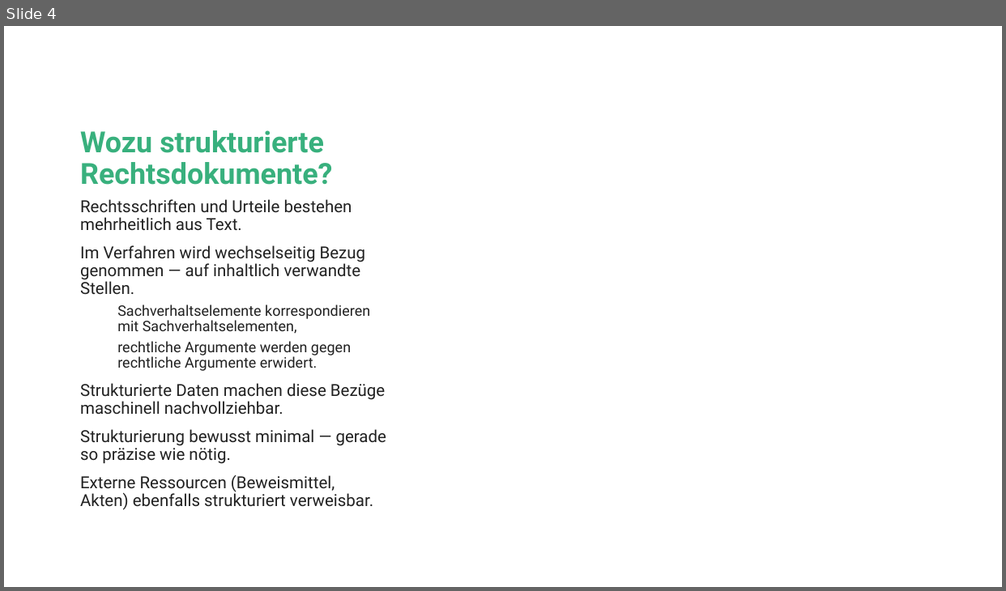
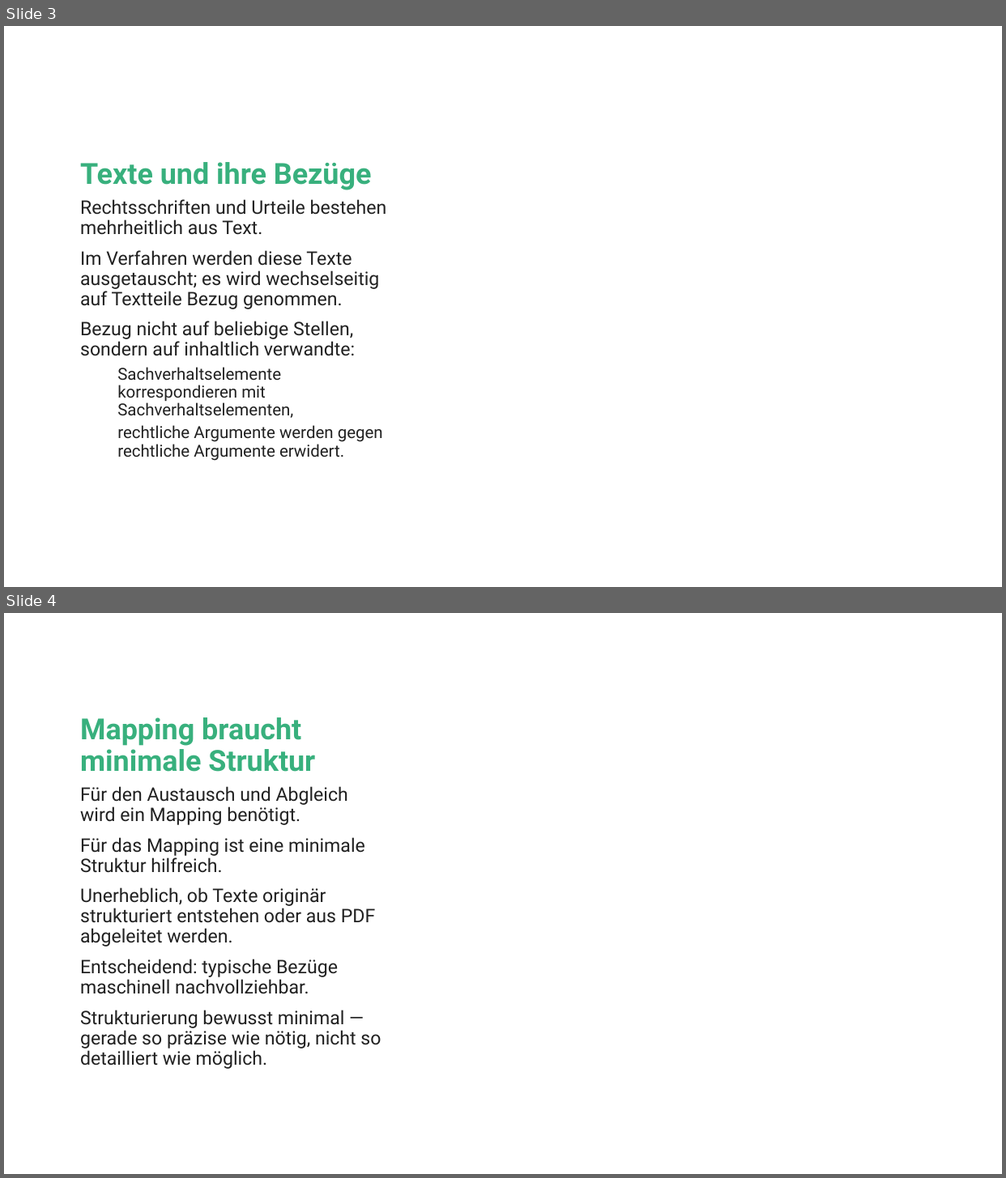
Before and after one commit to jan-nicklaus/LegalXML, a slide deck: Beispiele/sebastian/xml-vorteile.pptx. Shown one above the other, each under a label of ours: slide 4 before the commit, slides 3 and 4 after it. The pictures are 1006x591 and 1006x1178 pixels, drawn with LibreOffice and Linux fonts; fonts in the diff are those of the drawing; background and template pictures are left out. Boxes give left, top, right and bottom in pixels: in the first picture for what was removed or moved away, otherwise in the second. Text is boxed around its words. In the diff, an @@ line names an element or a change of style, - is before the commit and + after.

```diff
--- a/Beispiele/sebastian/xml-vorteile.pptx
+++ b/Beispiele/sebastian/xml-vorteile.pptx
@@ slide 4 added at (x1=4, y1=613, x2=1002, y2=1174), background #FFFFFF @@
@@ title added at (x1=80, y1=717, x2=315, y2=772), 28 pt, text #38B07D, bold @@
+Mapping braucht minimale Struktur
@@ text added at (x1=80, y1=786, x2=381, y2=1069), 18 pt, text #212121 @@
+Für den Austausch und Abgleich wird ein Mapping benötigt.
+Für das Mapping ist eine minimale Struktur hilfreich.
+Unerheblich, ob Texte originär strukturiert entstehen oder aus PDF abgeleitet werden.
+Entscheidend: typische Bezüge maschinell nachvollziehbar.
+Strukturierung bewusst minimal — gerade so präzise wie nötig, nicht so detailliert wie möglich.
@@ what was slide 4 is now slide 3 @@
@@ slide 3 changed as well @@
@@ title at (x1=80, y1=162, x2=372, y2=190): text changed @@
-Wozu strukturierte Rechtsdokumente?
+Texte und ihre Bezüge
@@ text at (x1=80, y1=199, x2=387, y2=461): size 16 to 18 pt in "Rechtsschriften und Urteile bestehen mehrheitlich aus Text."; size 14 to 16 pt in "Sachverhaltselemente korrespondieren mit Sachverhaltselement ...", "rechtliche Argumente werden gegen rechtliche Argumente erwid ..." @@
@@ text at (x1=80, y1=250, x2=379, y2=356): text changed; size 16 to 18 pt @@
-Im Verfahren wird wechselseitig Bezug genommen — auf inhaltlich verwandte Stellen.
+Im Verfahren werden diese Texte ausgetauscht; es wird wechselseitig auf Textteile Bezug genommen.
+Bezug nicht auf beliebige Stellen, sondern auf inhaltlich verwandte:
@@ text at (x1=80, y1=383, x2=386, y2=510): paragraphs removed @@
-Strukturierte Daten machen diese Bezüge maschinell nachvollziehbar.
-Strukturierung bewusst minimal — gerade so präzise wie nötig.
-Externe Ressourcen (Beweismittel, Akten) ebenfalls strukturiert verweisbar.
```
Also in this commit, not shown: 2 other slides changed, 1 other slide added, 10 slides removed, 7 other files.
